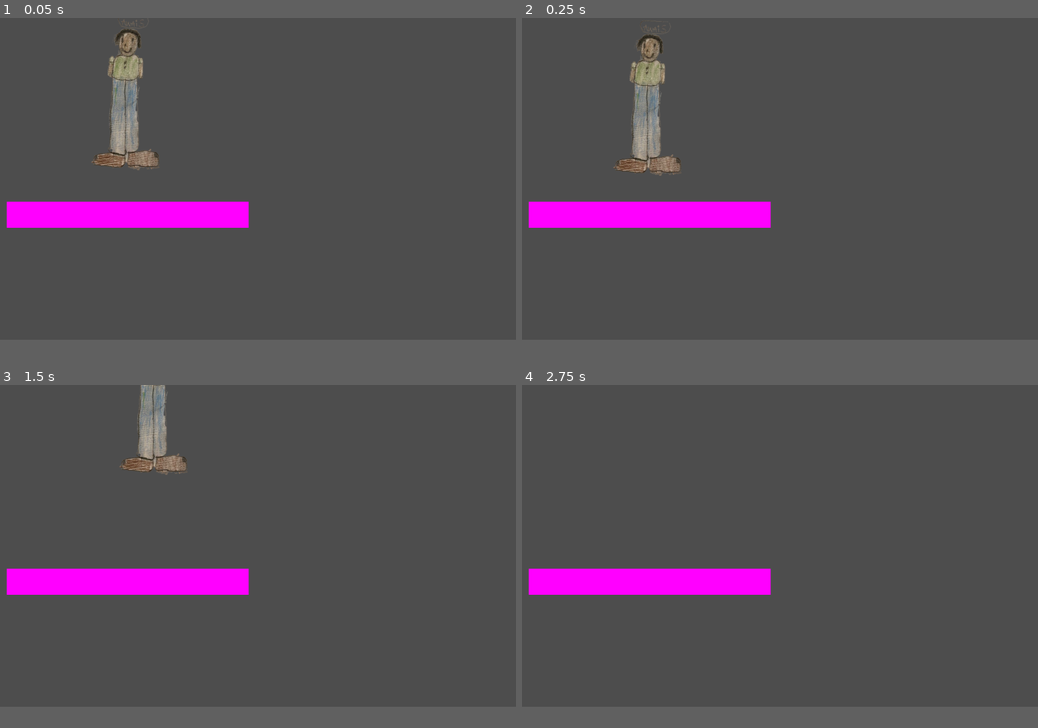
Above: before the commit, frames 1-4 (two rows, left to right).
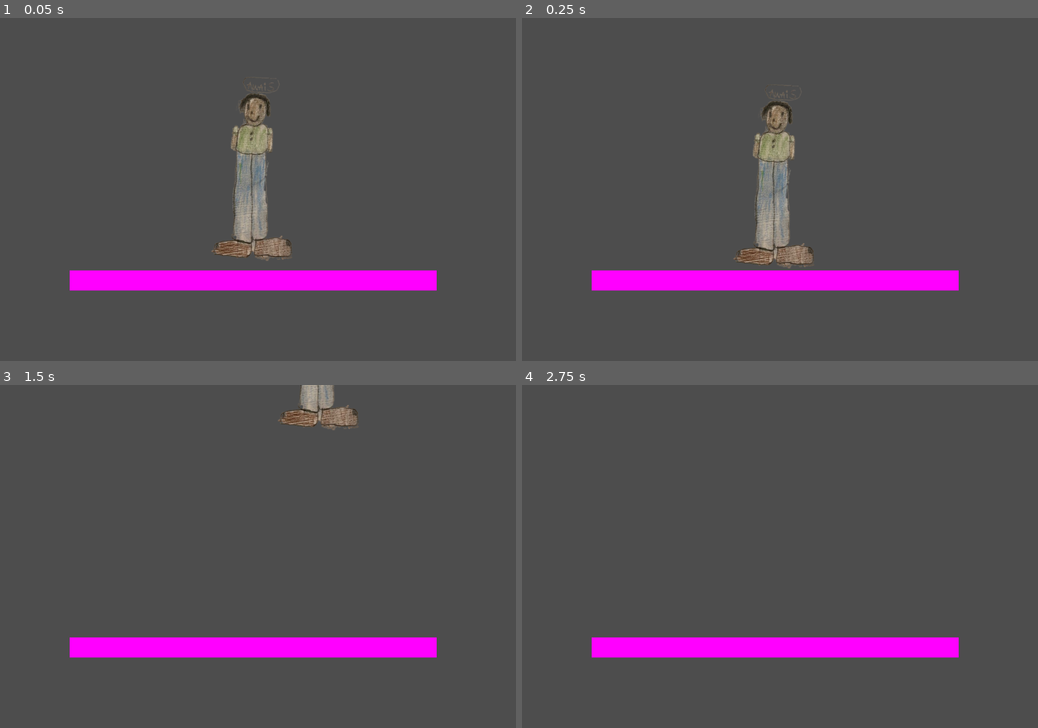
Above: after the commit, the same moments.

Repository: hasahmed/super-brother-world
Game: Godot game, scene res://main.tscn
The game is run twice, just before and just after one commit, with the same random seed, the same clock (stepped at 60 frames per second) and the same inputs.
Inputs:
- Up to frame 1 (0.05 s): no input
- Up to frame 2 (0.25 s): no input
- Up to frame 3 (1.5 s): hold Right (right) 0.53-1.28 s; tap Space (jump) at 0.77 s; hold Left (left) from 1.28 s (still down)
- Up to frame 4 (2.75 s): tap Space (jump) at 1.52 s; release Left (left) at 2.03 s; hold Right (right) from 2.03 s (still down)
The window is 800x500 before the commit and 800x533 after it. Grey fills any space a smaller window leaves; there, only what the larger window draws over its background counts as a difference.

The runs differ from the first frame. In frame 1, 13% of the frame differs, in the area x 1-85%, y 0-80%; in frame 2, 13%; in frame 3, 11%; in frame 4, 7.9%.

Commit message:
Changed to awais

Diff:
--- a/main.tscn
+++ b/main.tscn
@@ -7,7 +7,7 @@
 friction = 0.3
 
 [sub_resource type="RectangleShape2D" id="RectangleShape2D_ig7tw"]
-size = Vector2(1206, 138)
+size = Vector2(1206, 39)
 
 [sub_resource type="PlaceholderTexture2D" id="PlaceholderTexture2D_ig7tw"]
 
@@ -19,27 +19,32 @@
 [node name="Node2D" type="Node2D" unique_id=1379440295]
 
 [node name="StaticBody2D" type="StaticBody2D" parent="." unique_id=740600198]
-position = Vector2(633, 979)
+position = Vector2(530, 551)
 physics_material_override = SubResource("PhysicsMaterial_0xm2m")
 
 [node name="CollisionShape2D" type="CollisionShape2D" parent="StaticBody2D" unique_id=1672540626]
+position = Vector2(0, -1.5)
+scale = Vector2(0.6400024, 1)
 shape = SubResource("RectangleShape2D_ig7tw")
 
 [node name="Sprite2D" type="Sprite2D" parent="StaticBody2D" unique_id=1303603756]
 modulate = Color(1, 0, 1, 1)
+scale = Vector2(0.6400049, 0.32)
 texture = SubResource("PlaceholderTexture2D_ig7tw")
 region_enabled = true
 region_rect = Rect2(100, 100, 1200, 130)
 
 [node name="Player" type="RigidBody2D" parent="." unique_id=1821552699]
-position = Vector2(597, 383)
+position = Vector2(515, 322)
 physics_material_override = SubResource("PhysicsMaterial_h2yge")
 script = ExtResource("1_0xm2m")
 
 [node name="Sprite2D" type="Sprite2D" parent="Player" unique_id=1271954369]
 position = Vector2(-1, 1)
+scale = Vector2(0.5, 0.5)
 texture = ExtResource("2_0xm2m")
 
 [node name="CollisionShape2D" type="CollisionShape2D" parent="Player" unique_id=1455754112]
-position = Vector2(2, 52.5)
+position = Vector2(15, 15)
+scale = Vector2(0.5, 0.5)
 shape = SubResource("RectangleShape2D_0xm2m")
--- a/project.godot
+++ b/project.godot
@@ -17,8 +17,8 @@
 
 [display]
 
-window/size/viewport_width=3000
-window/size/viewport_height=1800
+window/size/viewport_width=1080
+window/size/viewport_height=720
 
 [input]
 
